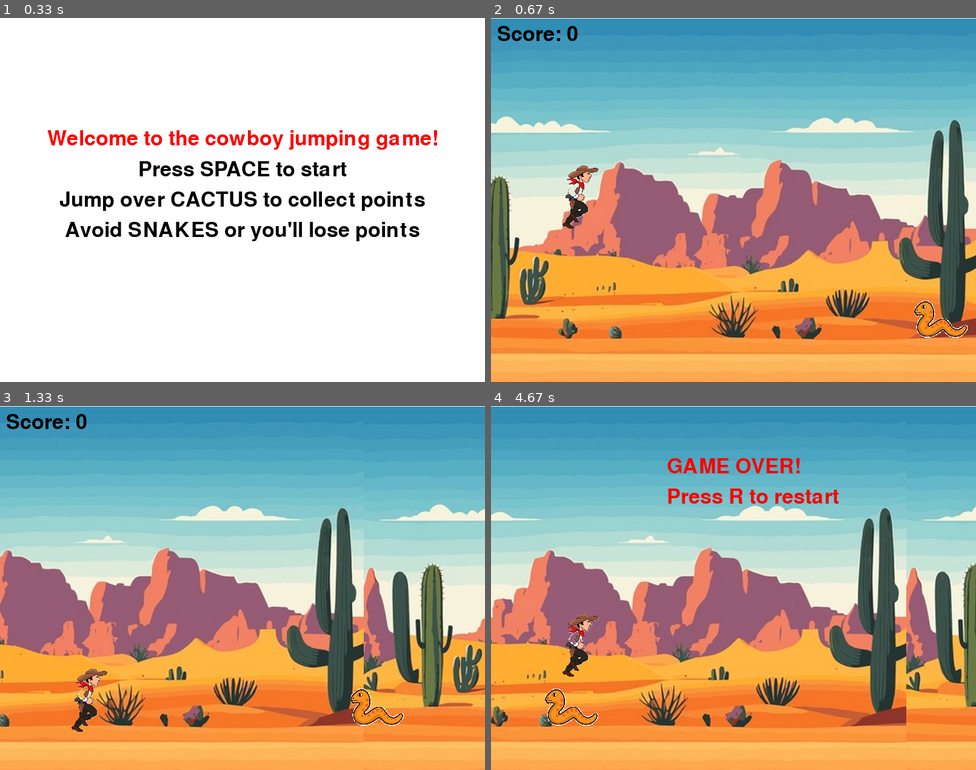
Above: before the commit, frames 1-4 (two rows, left to right).
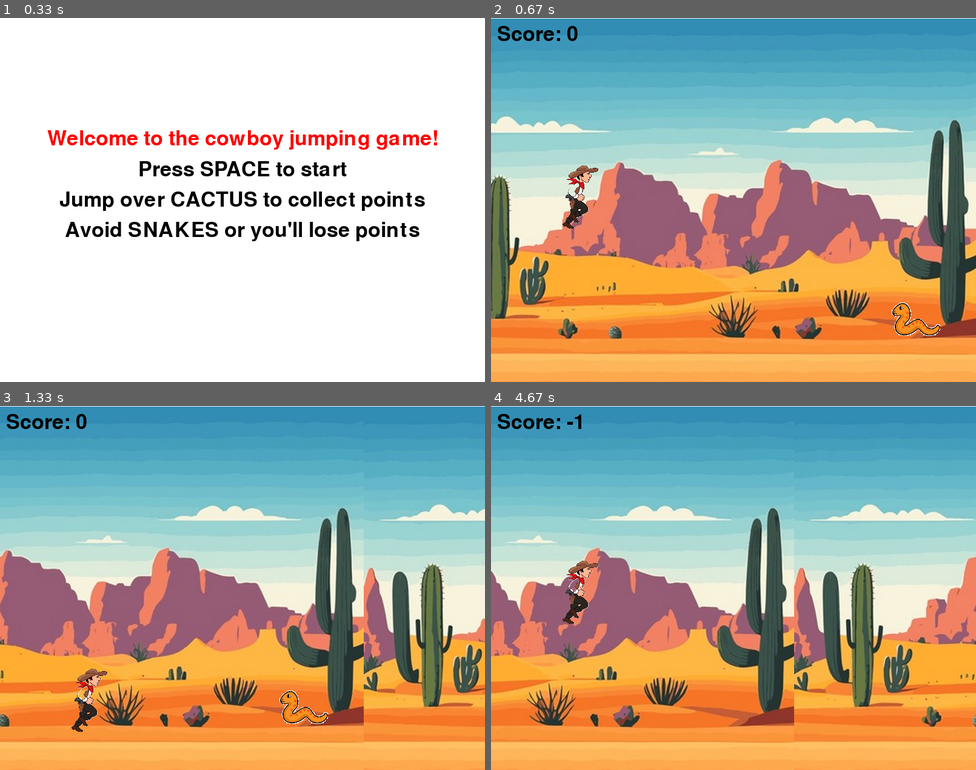
Above: after the commit, the same moments.

Repository: Frederikrik/Pygame
Game: pygame game, started from Main file.py
Two runs of this game, one before a commit and one after it. Both use one fixed random seed, a clock stepped at 60 frames per second and the inputs below.
Inputs:
- Up to frame 1 (0.33 s): no input
- Up to frame 2 (0.67 s): tap Space at 0.33 s
- Up to frame 3 (1.33 s): no input
- Up to frame 4 (4.67 s): tap Space at 3.17, 4.07, 4.37 s

Frame 1 is identical in both runs. In frame 2, 0.8% of the frame differs, in the area x 82-99%, y 77-88%; in frame 3, 0.9%; in frame 4, 37%, in the area x 0-100%, y 2-93%.

Commit message:
still some problems in collision

Diff:
--- a/Main file.py
+++ b/Main file.py
@@ -13,11 +13,10 @@
 pygame.display.set_caption("Jumping in PyGame")  # Set the window title
 
 # Initial position of the cowboy character
-X_POSITION, Y_POSITION = 150, 500  # Shall cowboy start at (150, 500) or (400, 500) in the window?
-
+X_POSITION, Y_POSITION = 150, 500
 # Define gravity and jump height
 Y_GRAVITY = 0.5  # Gravity to pull the cowboy down after a jump
-JUMP_HEIGHT = 15  # I adjusted the height so that the cowboy can jump over the cactus and the snake.
+JUMP_HEIGHT = 15
 Y_Jumpspeed = JUMP_HEIGHT  # Set the initial jump speed to the defined jump height
 
 # Load images and transform their size for the cowboy character's appearance
@@ -32,28 +31,11 @@
     exit()
 BACKGROUND_WIDTH = BACKGROUND.get_width() #get the width of background for scrolling
 x_offset = 0
-SCROLL_SPEED =5 #speed for background scrolling, I can modify
+SCROLL_SPEED =5 #speed for background scrolling
 
 # Create a rectangle for the cowboy's position, starting with the standing surface
 cowboy_rect = STANDING_SURFACE.get_rect(center=(X_POSITION, Y_POSITION))
 
-# Set the cactus and snake images
-# snake_img = pygame.image.load("snake.png")
-
-# Set the background of cactus and snake transparent
-# snake_img.set_colorkey((255, 255, 255))
-
-# Adjust the size of the cactus and snake
-# cactus_img = pygame.transform.scale(cactus_img, (100, 100))  # Cactus height shall be lower than cowbot's jump height
-# snake_img = pygame.transform.scale(snake_img, (100, 100))  # Same as above
-
-# Get the rectangles of the cactus and snake
-# cactus_rect = cactus_img.get_rect(x=1200, y=450)
-# snake_rect = snake_img.get_rect(x=1600, y=450)
-
-# Set the speed of the cactus and snake
-#cactus_speed = 3
-#snake_speed = 3
 
 # Initialize score
 # score = 0
@@ -66,7 +48,7 @@
 # 随机生成障碍物
 class Obstacle():
     score = 0  # 初始化分数变量为1
-    move = 3  # 设置移动速度为3
+    move = 5  # 设置移动速度为3
     obstacle_y = 500  # 设置障碍物的y坐标为450
     can_move = True
 
@@ -78,9 +60,10 @@
         ]
         self.image = random.choice(images)  # 直接随机选择一个图片
         self.obstacle_class = images.index(self.image)
+        self.mask= pygame.mask.from_surface(self.image)
 
         # 设置障碍物的大小、位置和背景透明度以及障碍物矩阵的大小
-        self.image = pygame.transform.scale(self.image, (110, 110))  # 将图像缩放到 50x50 像素
+        self.image = pygame.transform.scale(self.image, (100, 100))  # 将图像缩放到 50x50 像素
         # self.rect.size = (50, 50)
         self.rect.size = self.image.get_size()  # 使用调整后的图像尺寸更新矩阵
         self.width, self.height = self.rect.size
@@ -111,13 +94,10 @@
     x_offset -= SCROLL_SPEED
     if x_offset <= -BACKGROUND_WIDTH:
         x_offset =0
-    # SCREEN.blit(BACKGROUND, (0,0))
     # Draw the background image on the screen twice to cover the whole screen area
     SCREEN.blit(BACKGROUND, (x_offset, 0))
     SCREEN.blit(BACKGROUND, (x_offset + BACKGROUND_WIDTH, 0))
 
-    # cactus_rect.x -= SCROLL_SPEED
-    # snake_rect.x -= SCROLL_SPEED
     # Check for events in the game window
     for event in pygame.event.get():
         if event.type == pygame.QUIT:
@@ -125,28 +105,6 @@
             sys.exit()
 
 
-    # If the cactus or snake moves off screen, reset the position
-    # According to rules of the game, if the score is or lower than 0, a cactus will definitely appear
-    #if cactus_rect.x < -cactus_rect.width:
-    #   cactus_rect.x = 800 # Reset the position as background moves
-    #  if score <= 0:  # If the score is or lower than 0, a cactus will definitely appear
-    #     cactus_img = pygame.image.load("cactus.png")  # Reload the cactus
-        #    cactus_img = pygame.image.load("cactus.png").convert()
-        #    cactus_img.set_colorkey((255, 255, 255))
-        #   cactus_rect = cactus_img.get_rect()
-        #  cactus_rect.x = 400
-        # cactus_rect.y = 400 - cactus_rect.height
-    #if snake_rect.x < -snake_rect.width:
-    #    snake_rect.x = 800 # Reset the position as background moves
-    # Reset positions if off-screen
-        # if cactus_rect.right < -cactus_rect.width:
-        #     cactus_rect.x = 800 +400
-        # if snake_rect.right < -snake_rect.width:
-        #     snake_rect.x = 800 +800
-    # # Draw cactus and snake
-    #     SCREEN.blit(cactus_img, cactus_rect)
-    #     SCREEN.blit(snake_img, snake_rect)
-
     # 生成障碍物
     obstacle = Obstacle()
     if len(obstacle_lst) < 2 and time.time() >= obstacle_time + 5:
@@ -168,20 +126,35 @@
             jumping = False  # Stop jumping
             Y_Jumpspeed = JUMP_HEIGHT  # Reset jump speed to initial jump height
         cowboy_rect = JUMPING_SURFACE.get_rect(center=(X_POSITION, Y_POSITION))  # Update the cowboy's rectangle for jumping
+        cowboy_mask= pygame.mask.from_surface(JUMPING_SURFACE)
         SCREEN.blit(JUMPING_SURFACE, cowboy_rect)  # Draw the jumping image
     else:
         cowboy_rect = STANDING_SURFACE.get_rect(center=(X_POSITION, Y_POSITION))  # Reset to standing position
+        cowboy_mask = pygame.mask.from_surface(STANDING_SURFACE)
         SCREEN.blit(STANDING_SURFACE, cowboy_rect)  # Draw the standing image
 
-    for i, obstacle in enumerate(obstacle_lst):
-        if cowboy_rect.colliderect(obstacle):
-            game_over = True  # Game over if cowboy hits cactus
-            break
+    #for i, obstacle in enumerate(obstacle_lst):
+     #   if cowboy_rect.colliderect(obstacle):
+      #      game_over = True  # Game over if cowboy hits cactus
+      #      break
         # Update score: Unsure, need to check
-        elif obstacle.rect.right < cowboy_rect.left and obstacle.rect.y < Y_POSITION:  # When the cowboy successfully crosses the cactus
+       # elif obstacle.rect.right < cowboy_rect.left and obstacle.rect.y < Y_POSITION:  # When the cowboy successfully crosses the cactus
+        #    obstacle_lst.remove(obstacle)
+         #   if obstacle.obstacle_class == 0:
+          #      score += 1  # Score plus 1
+    for obstacle in obstacle_lst:
+        offset = (obstacle.rect.x - cowboy_rect.x, obstacle.rect.y - cowboy_rect.y)
+        collision = cowboy_mask.overlap(obstacle.mask, offset)
+        if collision:
+            if obstacle.obstacle_class ==0:
+                game_over =True
+            elif obstacle.obstacle_class ==1:
+                score-= 1
             obstacle_lst.remove(obstacle)
-            if obstacle.obstacle_class == 0:
-                score += 1  # Score plus 1
+        elif obstacle.rect.right < cowboy_rect.left and obstacle.rect.y == obstacle.obstacle_y:
+            if obstacle.obstacle_class ==0:
+                score += 1
+            obstacle_lst.remove(obstacle)
 
     if game_over:
         return False
@@ -190,64 +163,10 @@
     score_text = font.render("Score: " + str(score), True, (0, 0, 0))
     SCREEN.blit(score_text, (10, 10))
 
-
-
-
-    # if not jumping:
-    #     if Y_POSITION > GROUND_HEIGHT:
-    #         Y_POSITION = GROUND_HEIGHT
-
     # Update the display to show new positions and images
     pygame.display.update()
     CLOCK.tick(60)  # Cap the frame rate at 60 frames per second
-#pygame.quit()
-
-
-
-    # Display score
-    #score_text = font.render("Score: " + str(score), True, (0, 0, 0))
-    #SCREEN.blit(score_text, (10, 10))
-
-    # Update score
-    #if cactus_rect.right < cowboy_rect.left:  # When the cowboy successfully crosses the cactus
-    #   score += 1  # Score plus 1
-
-    # Check for collisions
-    #if not game_over:
-    #   if cowboy_rect.colliderect(cactus_rect) or cowboy_rect.colliderect(snake_rect):
-    #      game_over = True
-    #     game_over_text = font.render("Game Over!", True, (255, 0, 0))
-        #    text_rect = game_over_text.get_rect(center=(800/2, 600/2))
-        #   SCREEN.blit(game_over_text, text_rect)
-
-    # Update the display to show new positions and images
-    #pygame.display.update()
-    #CLOCK.tick(60)  # Cap the frame rate at 60 frames per second
-
-    # Game over Game prompt
-    #if game_over:
-    #   game_over = True
-    #  game_over_text = font.render("Game Over!", True, (255, 0, 0))
-    # text_rect = game_over_text.get_rect(center=(800/2, 600/2))
-        #SCREEN.blit(game_over_text, text_rect)
-
-        # Wait for the player to press the spacebar to restart the game
-        # waiting_for_key = True
-        # while waiting_for_key:
-        #     for event in pygame.event.get():
-        #         if event.type == pygame.QUIT:
-        #             pygame.quit()
-        #             sys.exit()
-        #         if event.type == pygame.KEYDOWN:
-        #             waiting_for_key = False
-
-        # Restart the game:
-            # game_over = False  # Restart the game sings
-            # score = 0  # Initialize the score
-            # Other initialization codes
-
-    # Update display
-    # pygame.display.flip()
+
     return x_offset, jumping, score, obstacle_lst, obstacle_time
 
 
